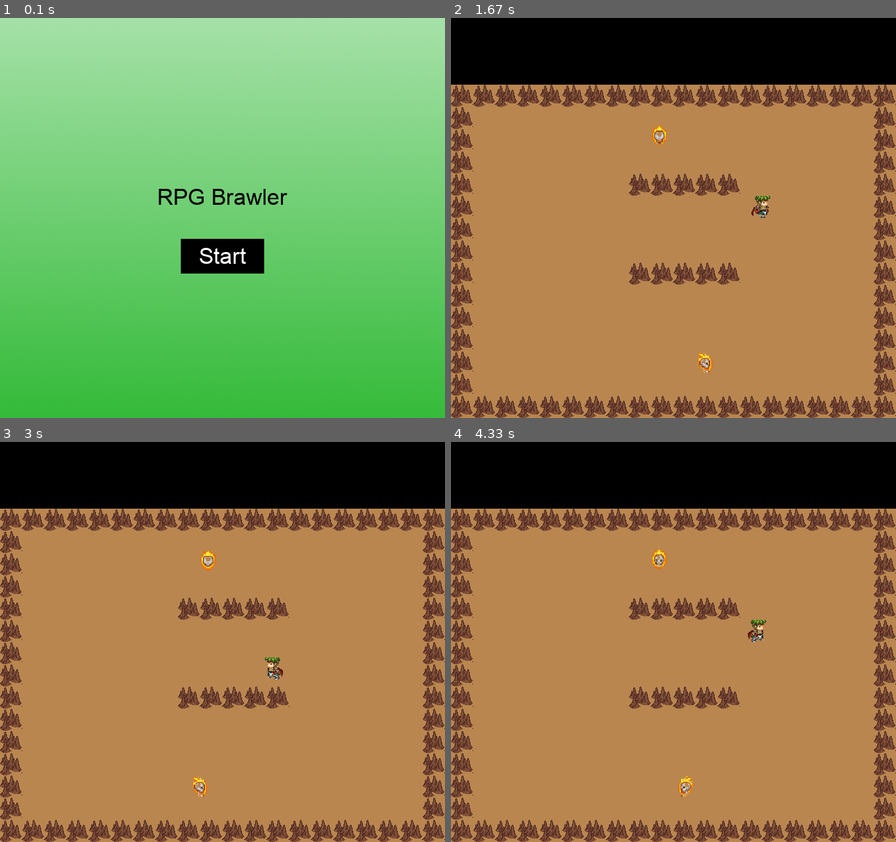
Above: before the commit, frames 1-4 (two rows, left to right).
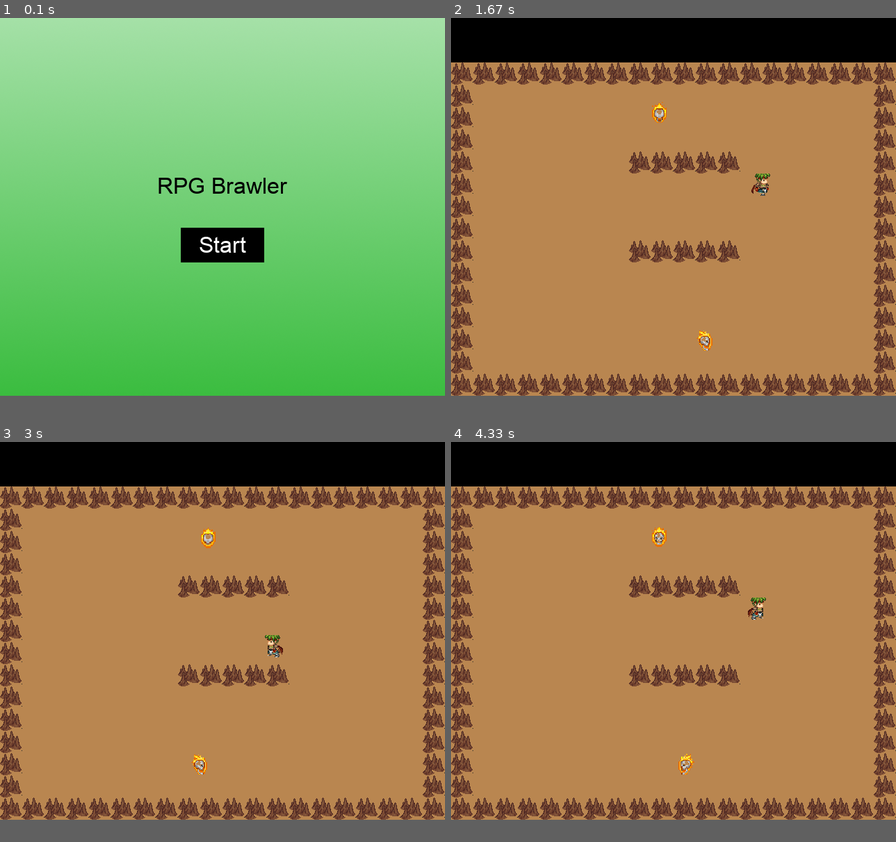
Above: after the commit, the same moments.

Repository: Xoel95/ProyectoPyGame
Game: pygame game, started from main.py
The game is run twice, just before and just after one commit, with the same random seed, the same clock (stepped at 60 frames per second) and the same inputs.
Inputs (mouse positions are in pixels of both pictures, inside the frame that each line leads up to):
- Up to frame 1 (0.1 s): no input
- Up to frame 2 (1.67 s): click (673, 246) at 0.38 s; hold Right 0.67-1.13 s; move the mouse to (655, 222) at 0.7 s; hold Up 1.17-1.47 s; hold Right from 1.5 s (still down)
- Up to frame 3 (3 s): release Right at 1.97 s; hold Left 2-2.53 s; hold Down 2.57-2.87 s; hold Left from 2.9 s (still down)
- Up to frame 4 (4.33 s): release Left at 3.3 s; hold Up 3.33-3.7 s; hold Right from 3.73 s (still down)
In our replay, the window is 640x576 before the commit and 640x544 after it. These sizes can differ from the game's own. Grey fills any space a smaller window leaves; there, only what the larger window draws over its background counts as a difference.

The runs differ from the first frame. In frame 1, 2.2% of the frame differs, in the area x 35-65%, y 39-64%; in frame 2, 18%, in the area x 0-100%, y 11-100%; in frame 3, 18%; in frame 4, 18%.

Commit message:
Commit 14/01/22 - Arreglo de mapas 2

Diff:
--- a/config.py
+++ b/config.py
@@ -1,6 +1,6 @@
 # constantes de la ventana
 WIN_WIDTH = 640
-WIN_HEIGHT = 576   # 480
+WIN_HEIGHT = 544   # 480
 TILESIZE = 32
 FPS = 60
 
@@ -24,9 +24,8 @@
 BLUE = (0, 0, 255)
 WHITE = (255, 255, 255)
 
-# mapa inicial 20x20
+# mapa inicial 20x17
 TILEMAP = [
-    '....................',
     '....................',
     '....................',
     'BBBBBBBBBBBBBBBBBBBB',
@@ -46,9 +45,8 @@
     'BBBBBBBBBBBBBBBBBBBB',
 ]
 
-# segundo mapa 20x20
+# segundo mapa 20x17
 TILEMAP2 = [
-    '....................',
     '....................',
     '....................',
     'BBBBBBBBBBBBBBBBBBBB',
@@ -68,9 +66,8 @@
     'BBBBBBBBBBBBBBBBBBBB',
 ]
 
-# segundo mapa 20x20
+# segundo mapa 20x17
 TILEMAP3 = [
-    '....................',
     '....................',
     '....................',
     'BBBBBBBBBBBBBBBBBBBB',
@@ -90,9 +87,8 @@
     'BBBBBBBBBBBBBBBBBBBB',
 ]
 
-# segundo mapa 20x20
+# segundo mapa 20x17
 TILEMAP4 = [
-    '....................',
     '....................',
     '....................',
     'BBBBBBBBBBBBBBBBBBBB',
@@ -112,9 +108,8 @@
     'BBBBBBBBBBBBBBBBBBBB',
 ]
 
-# segundo mapa 20x20
+# segundo mapa 20x17
 TILEMAP5 = [
-    '....................',
     '....................',
     '....................',
     'BBBBBBBBBBBBBBBBBBBB',
@@ -134,9 +129,8 @@
     'BBBBBBBBBBBBBBBBBBBB',
 ]
 
-# segundo mapa 20x20
+# segundo mapa 20x17
 TILEMAP6 = [
-    '....................',
     '....................',
     '....................',
     'BBBBBBBBBBBBBBBBBBBB',
--- a/main.py
+++ b/main.py
@@ -29,7 +29,7 @@
 
 	def create_tilemap(self, tilemap):
 		for i, row in enumerate(tilemap):
-			if i > 2:
+			if i > 1:
 				for j, column in enumerate(row):
 					Ground(self, j, i)
 					if column == 'B':
